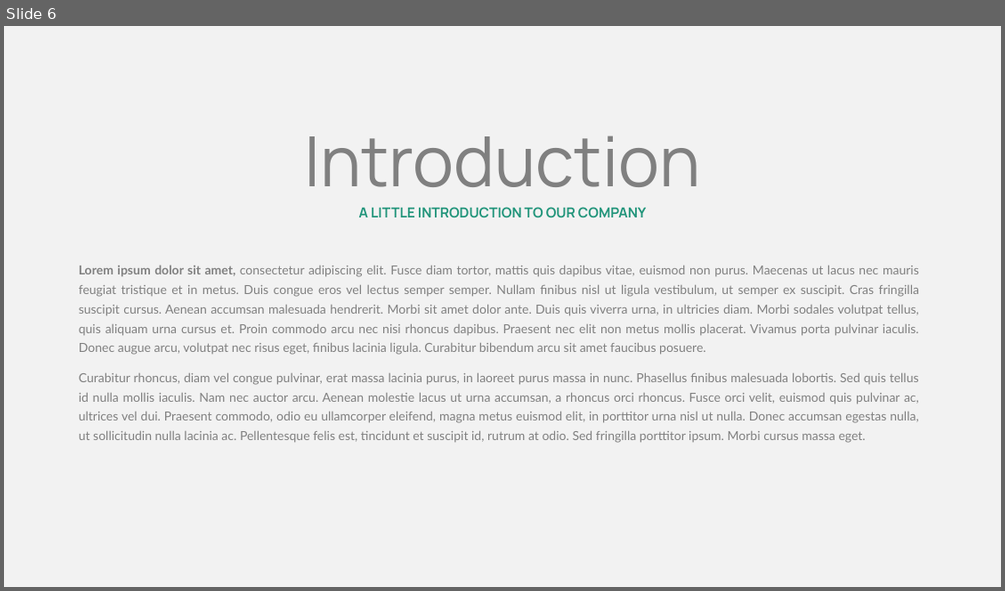
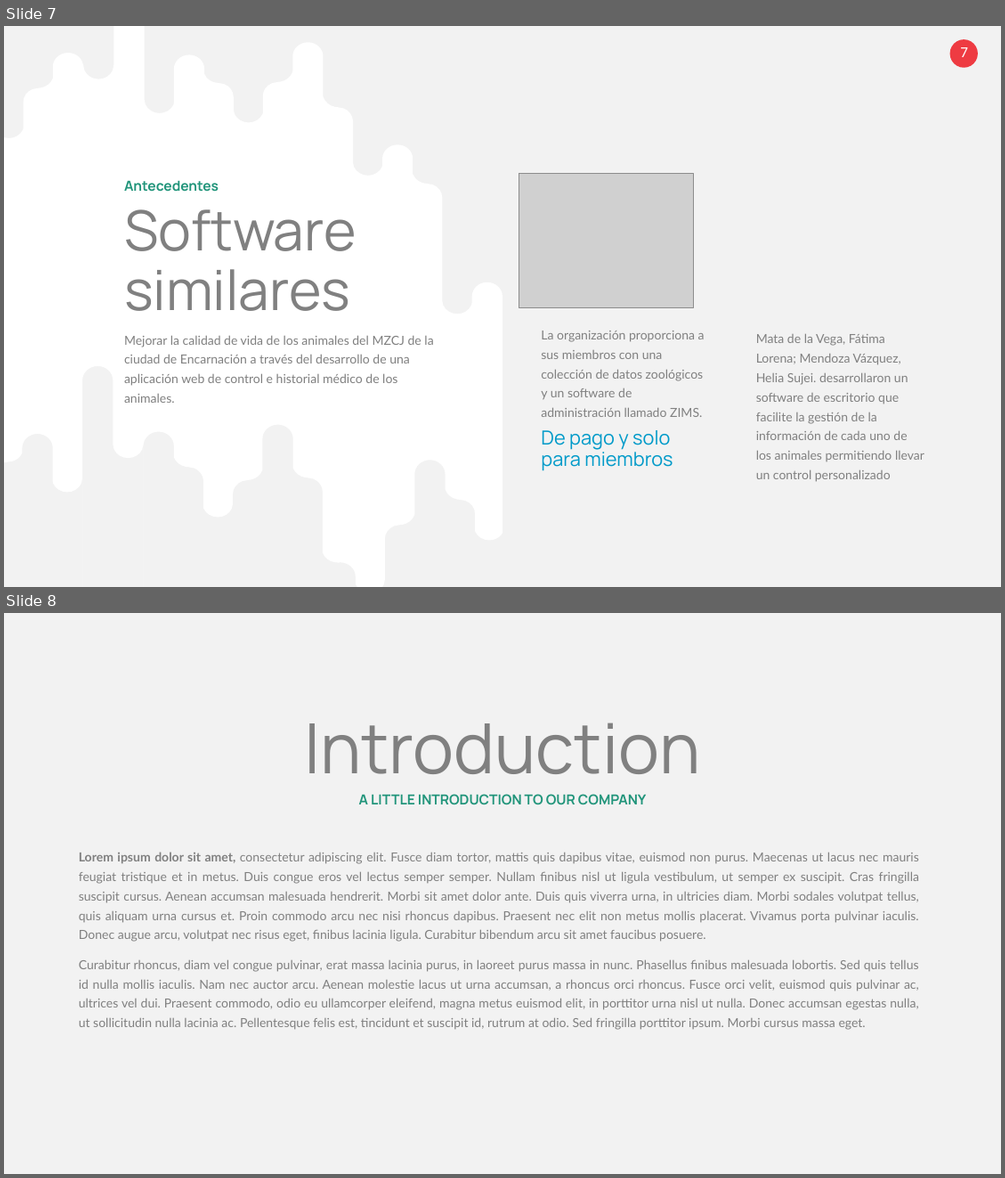
Before and after one commit to vieyrapy/book_minizoo, a slide deck: mzcj_presentacion.pptx. Shown one above the other, each under a label of ours: slide 6 before the commit, slides 7 and 8 after it. The pictures are 1005x591 and 1005x1178 pixels, drawn with LibreOffice and Linux fonts; fonts in the diff are those of the drawing; grey boxes stand for pictures. Boxes give left, top, right and bottom in pixels: in the first picture for what was removed or moved away, otherwise in the second. Text is boxed around its words. In the diff, an @@ line names an element or a change of style, - is before the commit and + after.

```diff
--- a/mzcj_presentacion.pptx
+++ b/mzcj_presentacion.pptx
@@ slide 7 added at [4,26,1001,587], background #F2F2F2 @@
@@ freeform shape added at [4,26,502,587], fill #FFFFFF @@
@@ rounded rectangle added at [950,40,978,68], fill #EE3B42 @@
@@ page number added at [960,47,968,57], 11 pt, text #FFFFFF @@
+7
@@ text added at [124,180,218,192], 10 pt, text #22957B, bold @@
+Antecedentes
@@ picture added at [519,174,694,308] @@
@@ text added at [124,209,356,311], 40 pt, text #808080 @@
+Software similares
@@ text added at [124,335,433,402], 9 pt, text #808080 @@
+Mejorar la calidad de vida de los animales del MZCJ de la ciudad de Encarnación a través del desarrollo de una aplicación web de control e historial médico de los animales.
@@ text added at [541,330,704,417], 9 pt, text #808080 @@
+La organización proporciona a sus miembros con una colección de datos zoológicos y un software de administración llamado ZIMS.
@@ text added at [756,334,924,482], 9 pt, text #808080 @@
+Mata de la Vega, Fátima Lorena; Mendoza Vázquez, Helia Sujei. desarrollaron un software de escritorio que facilite la gestión de la información de cada uno de los animales permitiendo llevar un control personalizado
@@ text added at [541,430,672,471], 14 pt, text #009AC9 @@
+De pago y solo para miembros
@@ what was slide 6 is now slide 8 @@
```
Also in this commit, not shown: 13 slides changed, 2 other slides added, 2 slides removed.
